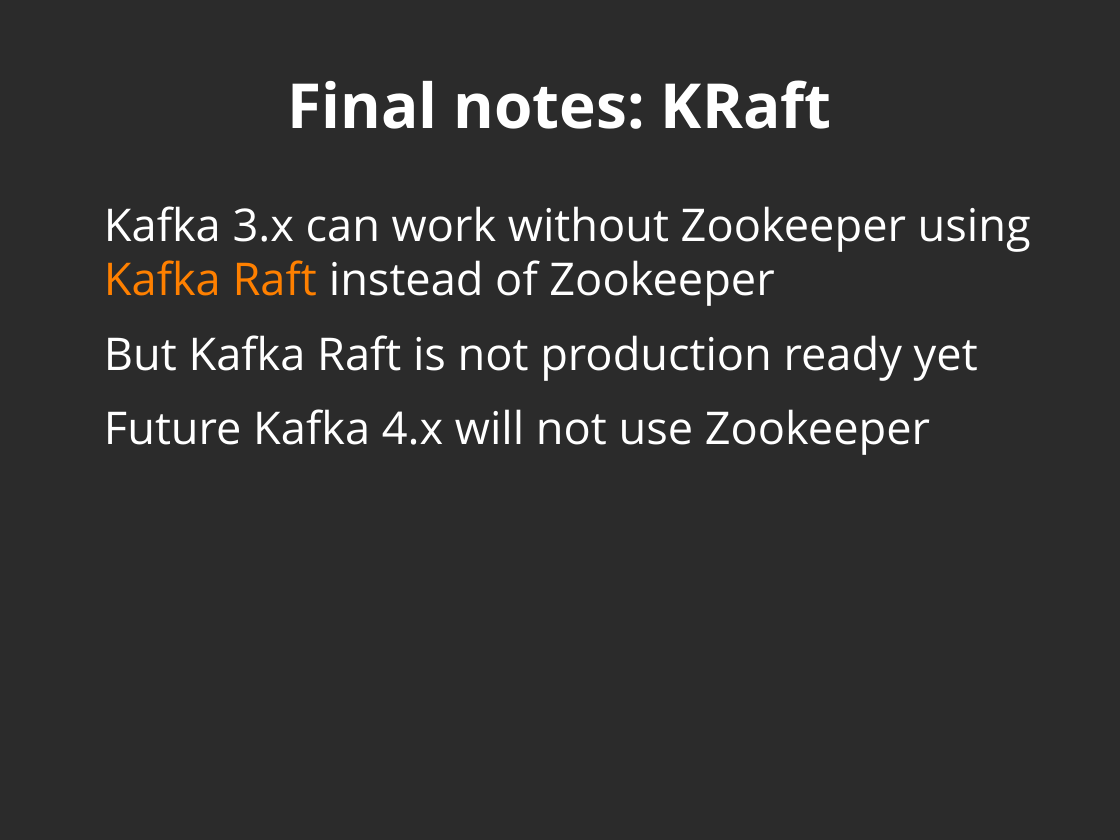
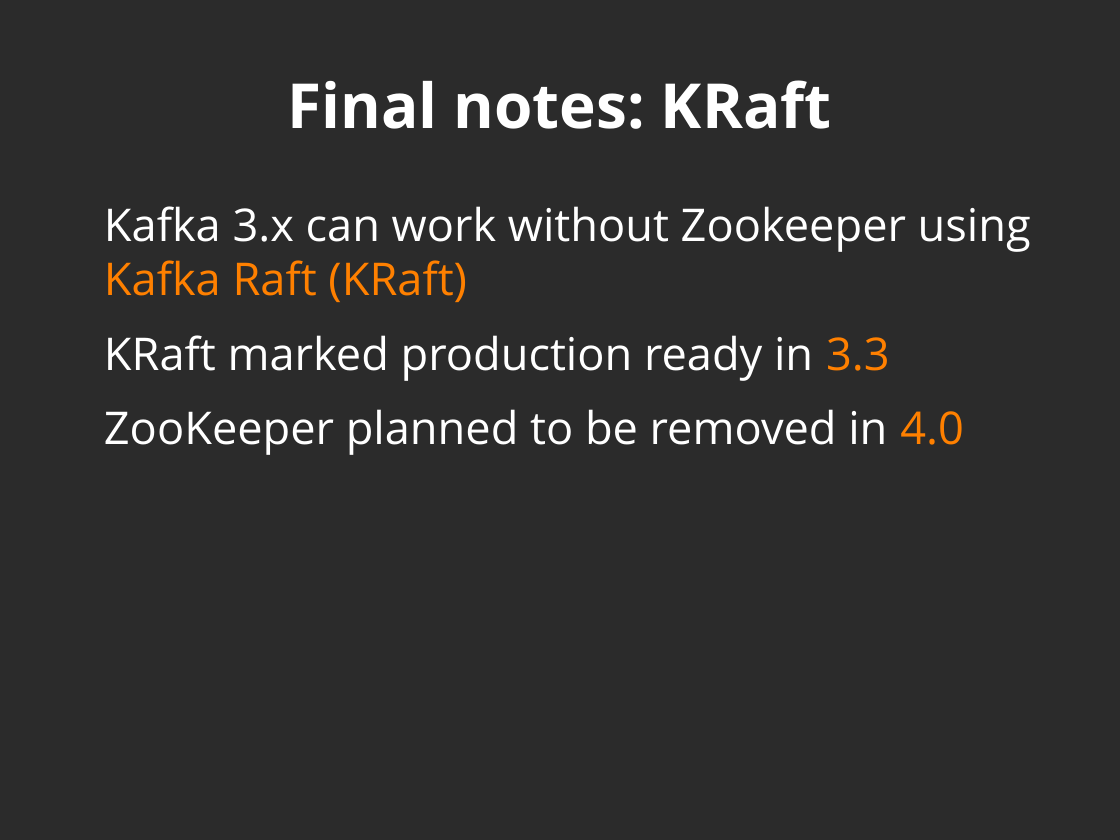
Before and after one commit to javicacheiro/pyspark_course, a slide deck: slide 48 of supplementary/kafka/unit_1_basic_concepts.odp. Drawn at 1120x840 pixels with LibreOffice and Linux fonts; fonts in the diff are those of the drawing; background and template pictures are left out; a plain dark background stands for a picture behind light text. Boxes give left, top, right and bottom in pixels: in the first picture for what was removed or moved away, otherwise in the second. Text is boxed around its words. In the diff, an @@ line names an element or a change of style, - is before the commit and + after.

Commit message:
Updates about KRaft

```diff
--- a/supplementary/kafka/unit_1_basic_concepts.odp
+++ b/supplementary/kafka/unit_1_basic_concepts.odp
@@ text at bbox=[104, 206, 1031, 455]: text changed @@
-Kafka 3.x can work without Zookeeper using Kafka Raft instead of Zookeeper
-But Kafka Raft is not production ready yet
-Future Kafka 4.x will not use Zookeeper
+Kafka 3.x can work without Zookeeper using Kafka Raft (KRaft)
+KRaft marked production ready in 3.3
+ZooKeeper planned to be removed in 4.0
```
Also in this commit, not shown: 1 other slide changed, 1 other file.
